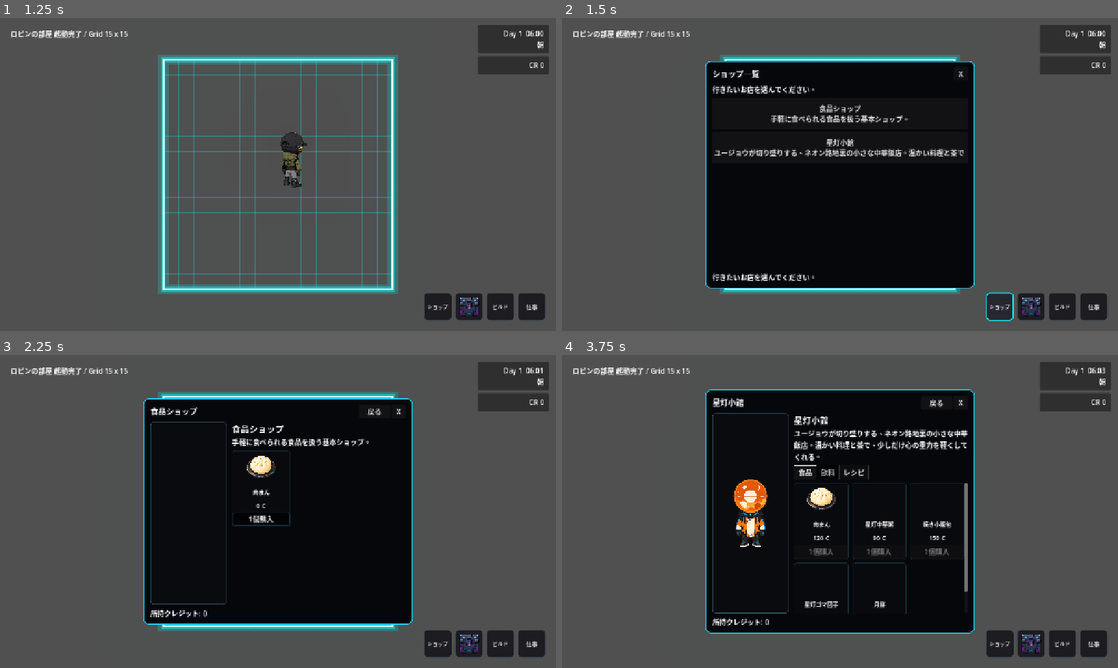
Above: before the commit, frames 1-4 (two rows, left to right).
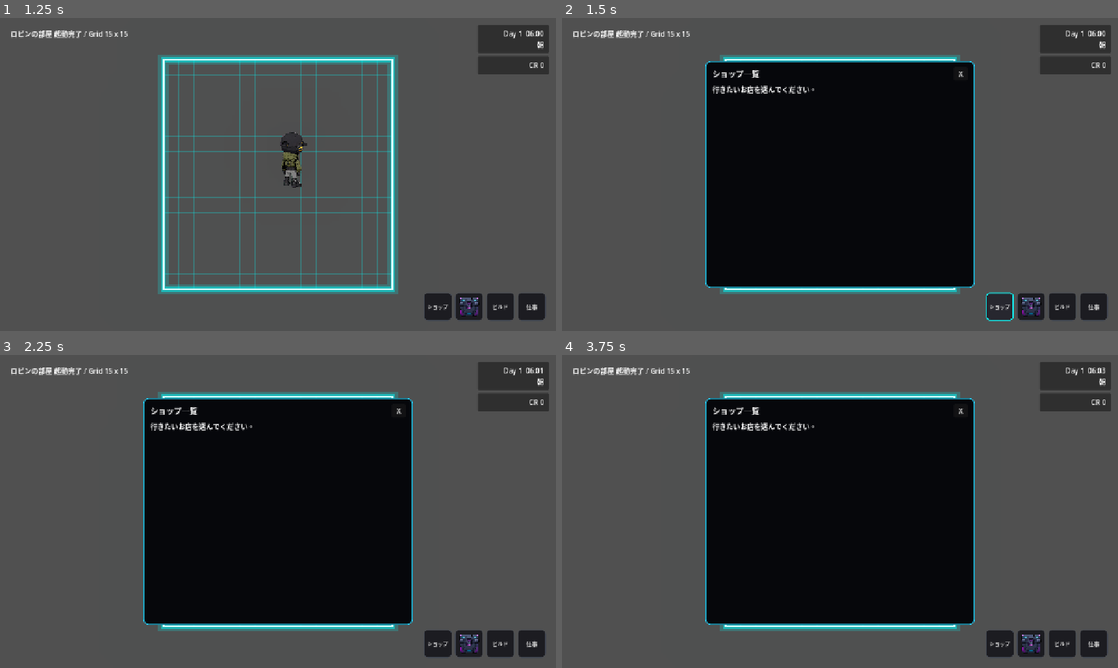
Above: after the commit, the same moments.

Repository: grimoire1089-coder/optimistic
Game: Godot game, scene res://Scenes/Boot/TitleScene.tscn
Two runs of this game, one before a commit and one after it. Both use one fixed random seed, a clock stepped at 60 frames per second and the inputs below. Sound files missing from this copy of the repository are replaced by a short silence.
Inputs (mouse positions are in pixels of both pictures, inside the frame that each line leads up to):
- Up to frame 1 (1.25 s): click "はじめる" at 0.5 s
- Up to frame 2 (1.5 s): click "ショップ" at 1.25 s
- Up to frame 3 (2.25 s): click (278, 448) at 2 s, where only the run before the commit has a clickable "食品ショップ 手軽に食べられる食品を扱う基本ショップ。"
- Up to frame 4 (3.75 s): click (934, 411) at 2.75 s, where only the run before the commit has a clickable "戻る"; click (840, 483) at 3.5 s, where only the run before the commit has a clickable "星灯小館 ユージョウが切り盛りする、ネオン路地裏の小さな中…"

Frame 1 is identical in both runs. In frame 2, 1.9% of the frame differs, in the area x 25-75%, y 27-87%; in frame 3, 2.3%; in frame 4, 7.9%, in the area x 25-75%, y 10-90%.
Error after the commit: Trying to assign value of type 'GridContainer' to a variable of type 'VBoxContainer'. (res://Scripts/UI/Shop/ShopMenu.gd:13)

Commit message:
Change shop selection list to grid cards

Diff:
--- a/Scenes/UI/Shop/ShopMenu.tscn
+++ b/Scenes/UI/Shop/ShopMenu.tscn
@@ -90,10 +90,12 @@
 size_flags_vertical = 3
 horizontal_scroll_mode = 0
 
-[node name="ShopList" type="VBoxContainer" parent="MarginContainer/Rows/ShopListView/ShopListScroll"]
+[node name="ShopList" type="GridContainer" parent="MarginContainer/Rows/ShopListView/ShopListScroll"]
 layout_mode = 2
 size_flags_horizontal = 3
-theme_override_constants/separation = 6
+columns = 3
+theme_override_constants/h_separation = 10
+theme_override_constants/v_separation = 10
 
 [node name="ShopDetailView" type="HBoxContainer" parent="MarginContainer/Rows"]
 visible = false
